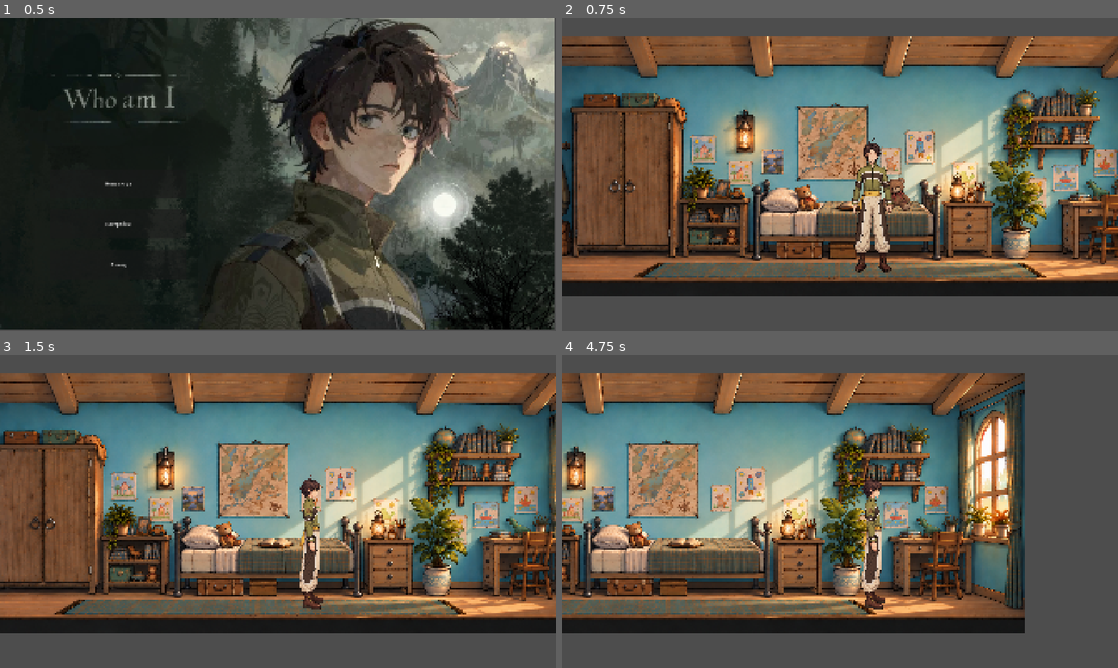
Above: before the commit, frames 1-4 (two rows, left to right).
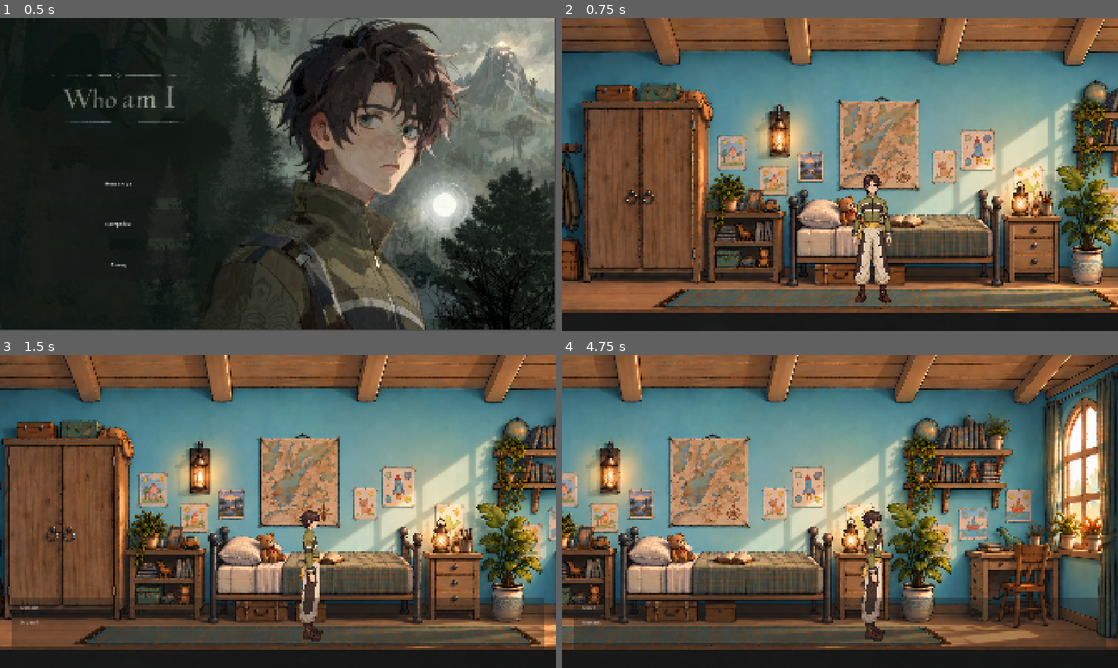
Above: after the commit, the same moments.

Repository: Alona674/WhoAmI
Game: Godot game, scene res://scenes/ui/MainMenu.tscn
Same seed, same stepped clock (60 frames per second), same inputs: the game is played once before the commit and once after it.
Inputs:
- Up to frame 1 (0.5 s): no input
- Up to frame 2 (0.75 s): click "Новая игра" at 0.5 s
- Up to frame 3 (1.5 s): tap Enter (ui_accept) at 1.25 s; hold D (move_right) from 1.28 s (still down); hold E (interact) from 1.28 s (still down)
- Up to frame 4 (4.75 s): tap Enter (ui_accept) at 1.52, 2.27, 3.77, 4.52 s; release E (interact) at 2.03 s; tap E (interact) at 2.1, 3.6 s; release D (move_right) at 2.78 s; hold A (move_left) 2.78-3.53 s; hold E (interact) 2.78-3.53 s; hold D (move_right) from 3.53 s (still down); hold E (interact) from 4.28 s (still down)

Frame 1 is identical in both runs. In frame 2, 76% of the frame differs, in the area x 0-100%, y 0-100%; in frame 3, 77%; in frame 4, 85%.

Commit message:
Update game project

Diff:
--- a/scenes/rooms/bedroom.tscn
+++ b/scenes/rooms/bedroom.tscn
@@ -12,7 +12,6 @@
 [ext_resource type="Script" uid="uid://cxfcvrgtdcxqb" path="res://scripts/interaction/svetik.gd" id="10_ispgn"]
 [ext_resource type="Texture2D" uid="uid://bqimxfevc2gy1" path="res://art/characters/Svetik.png" id="11_thvn2"]
 [ext_resource type="Script" uid="uid://qidiyv4ycdf3" path="res://scenes/rooms/teddy_2.gd" id="12_c3xs0"]
-[ext_resource type="Texture2D" uid="uid://ct2y8ynolu0od" path="res://art/items/Teddy.png" id="12_thvn2"]
 [ext_resource type="PackedScene" uid="uid://hisq1d0ohn27" path="res://scenes/ui/PauseMenu.tscn" id="14_uq8jf"]
 
 [sub_resource type="RectangleShape2D" id="RectangleShape2D_whf2s"]
@@ -42,8 +41,8 @@
 script = ExtResource("1_thvn2")
 
 [node name="Background" type="Sprite2D" parent="." unique_id=815008149]
-position = Vector2(-4, 173)
-scale = Vector2(1.183, 1.183)
+position = Vector2(157.9094, 198.08923)
+scale = Vector2(1.3417742, 1.4303147)
 texture = ExtResource("2_63ydc")
 
 [node name="Player" type="CharacterBody2D" parent="." unique_id=420324579]
@@ -53,29 +52,33 @@
 script = ExtResource("2_whf2s")
 
 [node name="Sprite2D" type="Sprite2D" parent="Player" unique_id=243402793]
-position = Vector2(280, 267.50006)
+position = Vector2(280, 542.50006)
 scale = Vector2(0.71728516, 0.7734375)
 texture = ExtResource("2_1vprx")
 
 [node name="CollisionShape2D" type="CollisionShape2D" parent="Player" unique_id=1145335172]
-position = Vector2(282.5, 284.99994)
+position = Vector2(287.5, 549.99994)
 scale = Vector2(0.9999997, 0.9999997)
 shape = SubResource("RectangleShape2D_whf2s")
 
 [node name="InteractionArea" type="Area2D" parent="Player" unique_id=755434224]
 
 [node name="CollisionShape2D" type="CollisionShape2D" parent="Player/InteractionArea" unique_id=478359764]
-position = Vector2(285, 287.50003)
+position = Vector2(292.5, 547.5)
 scale = Vector2(0.99999976, 0.99999976)
 shape = SubResource("RectangleShape2D_v47ap")
 
 [node name="Camera2D" type="Camera2D" parent="Player" unique_id=419243162]
+limit_left = -374
+limit_top = 117
+limit_right = 2418
+limit_bottom = 1204
 
 [node name="Teddy" type="Area2D" parent="." unique_id=2146307104]
 script = ExtResource("4_khs6t")
 
 [node name="CollisionShape2D" type="CollisionShape2D" parent="Teddy" unique_id=229909424]
-position = Vector2(-107, 280)
+position = Vector2(20, 324)
 shape = SubResource("RectangleShape2D_b2v72")
 
 [node name="DialogueManager" parent="." unique_id=1465301247 instance=ExtResource("6_u2o5o")]
@@ -87,13 +90,13 @@
 script = ExtResource("8_ohr7v")
 
 [node name="Sprite2D" type="Sprite2D" parent="Mama" unique_id=140265819]
-position = Vector2(-1281.6228, 322.9665)
+position = Vector2(-1248.2101, 574.1627)
 scale = Vector2(0.77029556, 0.7519002)
 texture = ExtResource("9_63ydc")
 flip_h = true
 
 [node name="CollisionShape2D" type="CollisionShape2D" parent="Mama" unique_id=906429439]
-position = Vector2(-1284.0095, 315.7894)
+position = Vector2(-1264.9165, 566.9856)
 shape = SubResource("RectangleShape2D_ispgn")
 
 [node name="Svetik" type="Area2D" parent="." unique_id=194835532]
@@ -122,13 +125,8 @@
 [node name="Teddy2" type="Area2D" parent="." unique_id=1340832972]
 script = ExtResource("12_c3xs0")
 
-[node name="Sprite2D" type="Sprite2D" parent="Teddy2" unique_id=1691312490]
-position = Vector2(190.99997, 269)
-scale = Vector2(0.12101277, 0.100279115)
-texture = ExtResource("12_thvn2")
-
 [node name="CollisionShape2D" type="CollisionShape2D" parent="Teddy2" unique_id=1176873310]
-position = Vector2(198, 268)
+position = Vector2(24, 334)
 shape = SubResource("RectangleShape2D_uq8jf")
 
 [node name="UILayer" type="CanvasLayer" parent="." unique_id=1246127785]
--- a/scripts/player/player.gd
+++ b/scripts/player/player.gd
@@ -4,7 +4,7 @@
 
 # Границы, в которых может ходить Михаил
 @export var left_limit: float = -330.0
-@export var right_limit: float = 1820.0
+@export var right_limit: float = 2100.0
 
 @onready var sprite: Sprite2D = $Sprite2D
 @onready var interaction_area: Area2D = $InteractionArea
Not shown: 1 places in scenes/rooms/bedroom.tscn that only renumber resources
